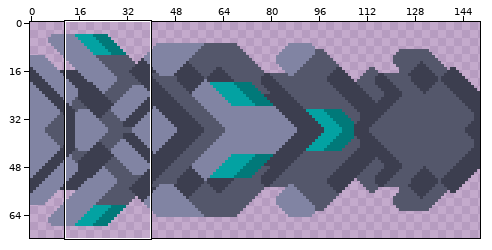
File history of a sprite sheet, sprites/units/cerberian/cerberian-toxopid-leg.png. The picture above shows the old version from afar; the outline marks the close-up.
Close-up. Earlier state:
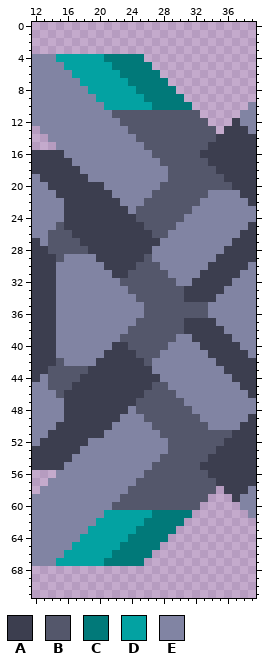
The file is 150x72 pixels. Shown: x 12..39, y 0..71. The commit also changed other parts of the picture, which this record leaves out.
Palette (. is transparent): A #3c3e4f  B #54576b  C #017979  D #03a2a2  E #8184a3
Pixels before, first column x 12:
 4 EEEDDDDDDCCCCC..............
 5 EEEEDDDDDDCCCCC.............
 6 EEEEEDDDDDDCCCCC............
 7 EEEEEEDDDDDDCCCCC...........
 8 EEEEEEEDDDDDDCCCCC..........
 9 EEEEEEEEDDDDDDCCCCC.........
10 EEEEEEEEEDDDDDDCCCCC.......E
11 EEEEEEEEEEBBBBBBBBBBB.....EE
12 EEEEEEEEEEEBBBBBBBBBBB...AEE
13 .EEEEEEEEEEEBBBBBBBBBBB.AAAE
14 ..EEEEEEEEEEEBBBBBBBBBBAAAAA
15 ...EEEEEEEEEEEBBBBBBBBAAAAAA
16 AAAAEEEEEEEEEEEBBBBBBAAAAAAA
17 AAAAAEEEEEEEEEEEBBBBBBAAAAAA
18 AAAAAAEEEEEEEEEEEBBBBBBAAAAA
19 EAAAAAAEEEEEEEEEEBBBBBBBAAAA
20 EEAAAAAAAEEEEEEEBBBBBBBBBAAA
21 EEEAAAAAAAEEEEEBBBBBBBEEEEAA
22 EEEEAAAAAAAEEEBBBBBBBEEEEEEA
23 EEEEAAAAAAAAEBBBBBBBEEEEEEEE
24 EEEEAAAAAAAAABBBBBBEEEEEEEEE
25 EEEBAAAAAAAAAABBBBEEEEEEEEEA
26 EEBBBAAAAAAAAAABBEEEEEEEEEAA
27 AEBBBBAAAAAAAAAAEEEEEEEEEAAA
28 AABBBBBAAAAAAAAEEEEEEEEEAAAA
29 AAABEEEEAAAAAABEEEEEEEEAAAAA
30 AAAEEEEEEAAAABBBEEEEEEAAAAAE
31 AAAEEEEEEEAABBBBBEEEEAAAAAEE
32 AAAEEEEEEEEBBBBBBBEEAAAAAEEE
33 AAAEEEEEEEEEBBBBBBBAAAAAEEEE
34 AAAEEEEEEEEEEBBBBBBAAAAEEEEE
35 AAAEEEEEEEEEEEBBBBBBBBEEEEEE
36 AAAEEEEEEEEEEEBBBBBBBBEEEEEE
37 AAAEEEEEEEEEEBBBBBBAAAAEEEEE
38 AAAEEEEEEEEEBBBBBBBAAAAAEEEE
39 AAAEEEEEEEEBBBBBBBEEAAAAAEEE
40 AAAEEEEEEEAABBBBBEEEEAAAAAEE
41 AAAEEEEEEAAAABBBEEEEEEAAAAAE
42 AAABEEEEAAAAAABEEEEEEEEAAAAA
43 AABBBBBAAAAAAAAEEEEEEEEEAAAA
44 AEBBBBAAAAAAAAAAEEEEEEEEEAAA
45 EEBBBAAAAAAAAAABBEEEEEEEEEAA
46 EEEBAAAAAAAAAABBBBEEEEEEEEEA
47 EEEEAAAAAAAAABBBBBBEEEEEEEEE
48 EEEEAAAAAAAAEBBBBBBBEEEEEEEE
49 EEEEAAAAAAAEEEBBBBBBBEEEEEEA
50 EEEAAAAAAAEEEEEBBBBBBBEEEEAA
51 EEAAAAAAAEEEEEEEBBBBBBBBBAAA
52 EAAAAAAEEEEEEEEEEBBBBBBBAAAA
53 AAAAAAEEEEEEEEEEEBBBBBBAAAAA
54 AAAAAEEEEEEEEEEEBBBBBBAAAAAA
55 AAAAEEEEEEEEEEEBBBBBBAAAAAAA
56 ...EEEEEEEEEEEBBBBBBBBAAAAAA
57 ..EEEEEEEEEEEBBBBBBBBBBAAAAA
58 .EEEEEEEEEEEBBBBBBBBBBB.AAAE
59 EEEEEEEEEEEBBBBBBBBBBB...AEE
60 EEEEEEEEEEBBBBBBBBBBB.....EE
61 EEEEEEEEEDDDDDDCCCCC.......E
62 EEEEEEEEDDDDDDCCCCC.........
63 EEEEEEEDDDDDDCCCCC..........
64 EEEEEEDDDDDDCCCCC...........
65 EEEEEDDDDDDCCCCC............
66 EEEEDDDDDDCCCCC.............
67 EEEDDDDDDCCCCC..............
The result:
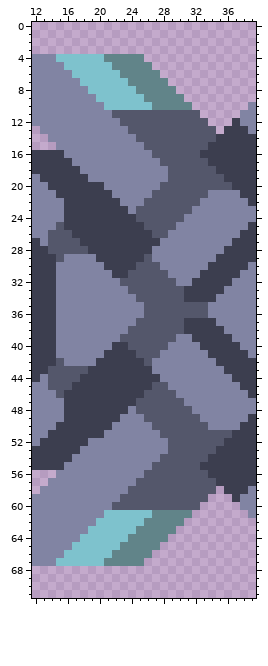
Diff:
colour C: #017979 -> #618489
colour D: #03a2a2 -> #7ec2cd
